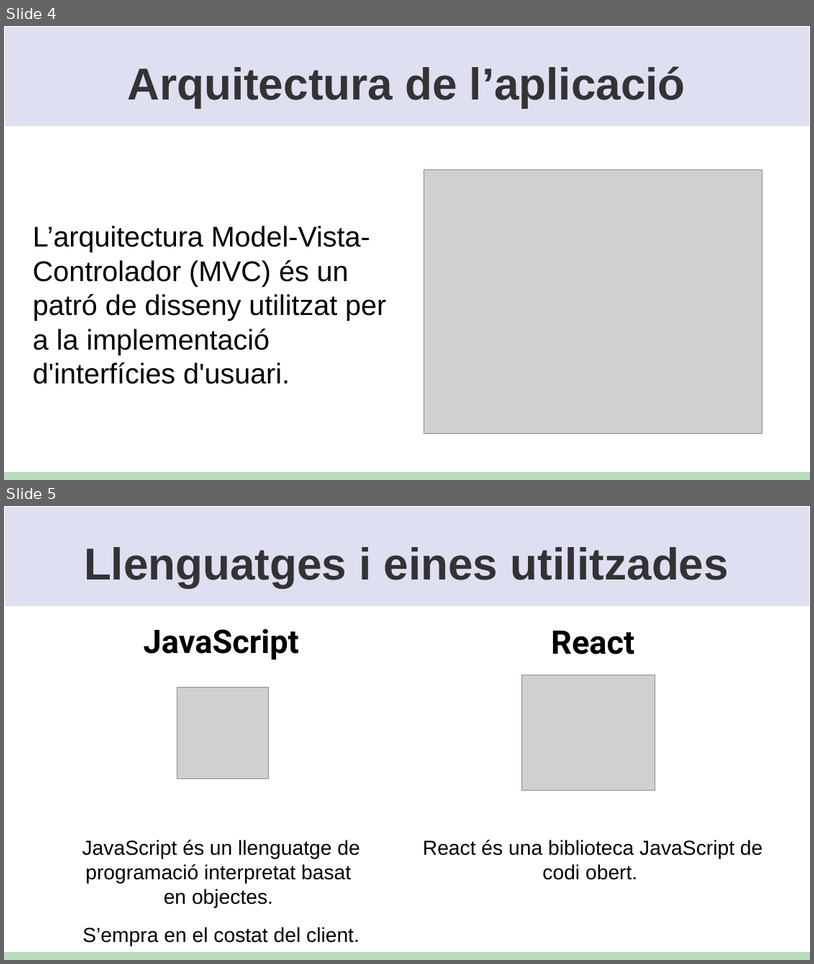
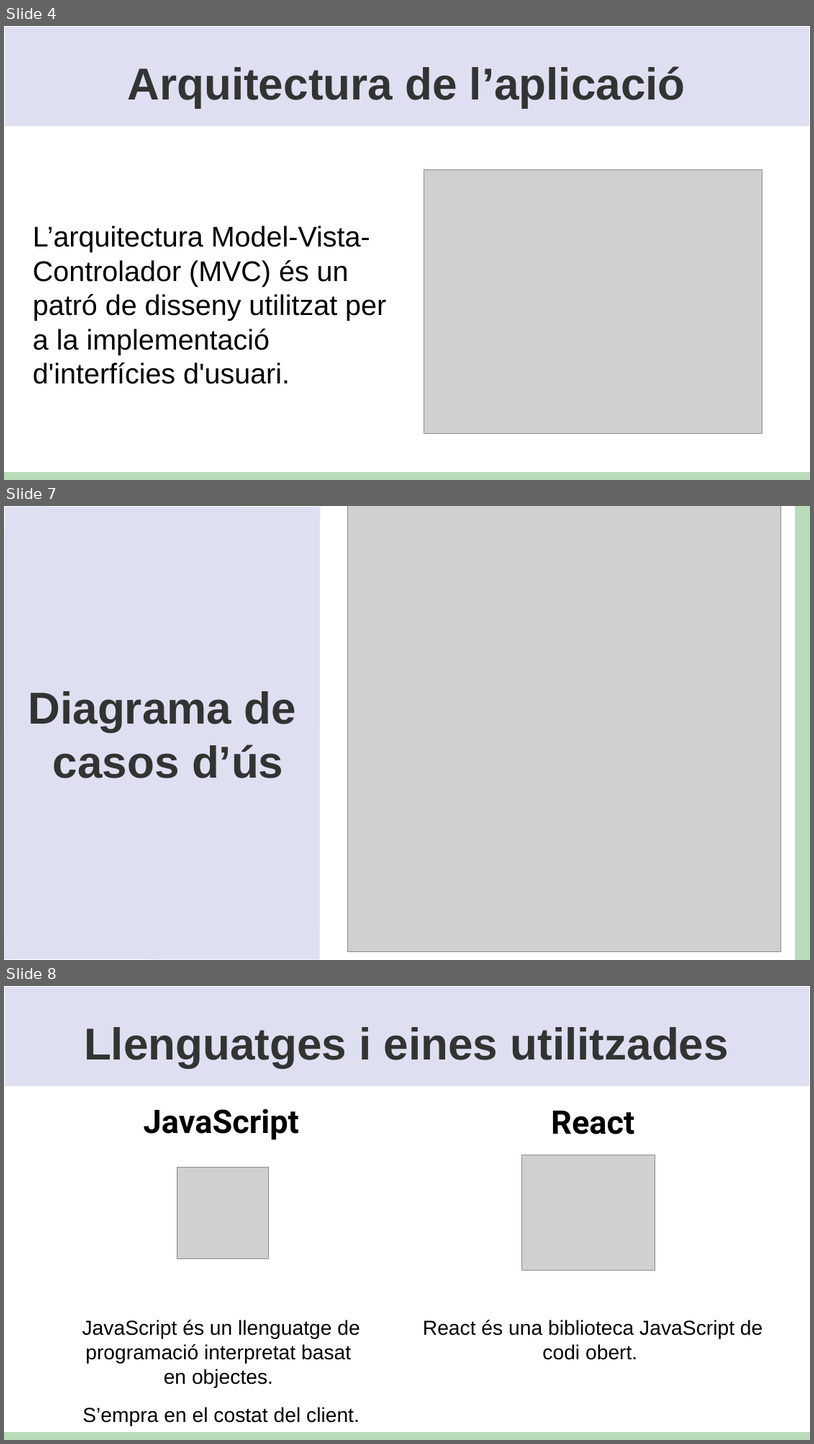
Before and after one commit to MiriJM98/Pica_Menja, a slide deck: Documentació_projecte/Presentació_projecte_Míriam_Jiménez.odp. Shown one above the other, each under a label of ours: slides 4 and 5 before the commit, slides 4, 7 and 8 after it; the slides between them are not shown. The pictures are 814x964 and 814x1444 pixels, drawn with LibreOffice and Linux fonts; fonts in the diff are those of the drawing; grey boxes stand for pictures. Boxes give left, top, right and bottom in pixels: in the first picture for what was removed or moved away, otherwise in the second. Text is boxed around its words. In the diff, an @@ line names an element or a change of style, - is before the commit and + after.

```diff
--- a/Documentació_projecte/Presentació_projecte_Míriam_Jiménez.odp
+++ b/Documentació_projecte/Presentació_projecte_Míriam_Jiménez.odp
@@ slide 7 added at (x1=4, y1=506, x2=810, y2=960), background #FFFFFF @@
@@ rectangle added at (x1=4, y1=506, x2=322, y2=960), fill #DEE0F2, outline #FFFFFF 0.99 pt @@
@@ picture added at (x1=348, y1=506, x2=782, y2=952) @@
@@ rectangle added at (x1=797, y1=506, x2=810, y2=960), fill #BADBBA, outline #BADBBA 0.99 pt @@
@@ title added at (x1=28, y1=691, x2=296, y2=778), 44 pt, text #333333, bold @@
+Diagrama de
+casos d’ús
@@ what was slide 5 is now slide 8 @@
```
Also in this commit, not shown: 2 slides changed, 2 other slides added, 11 other files.
